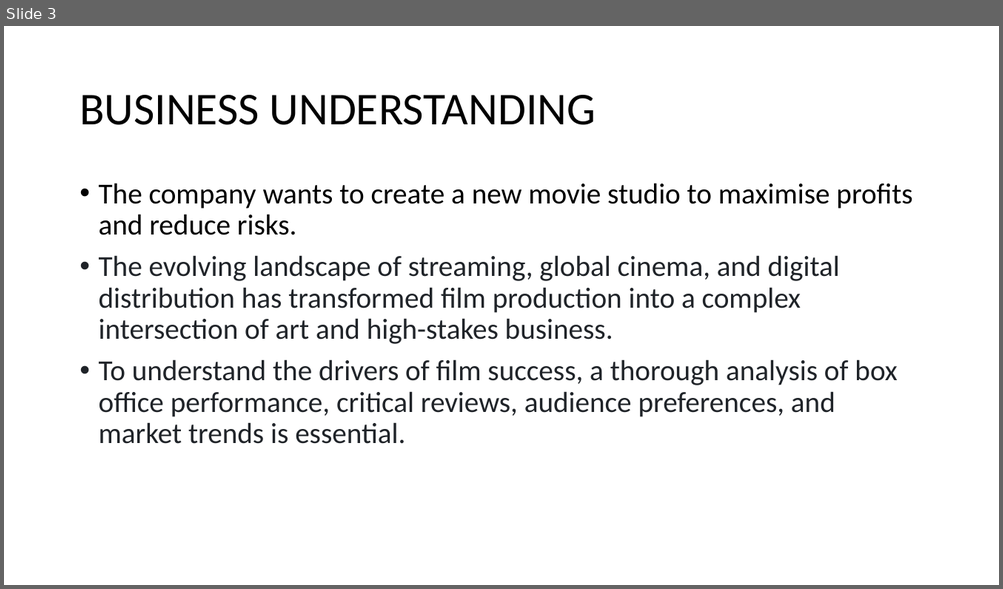
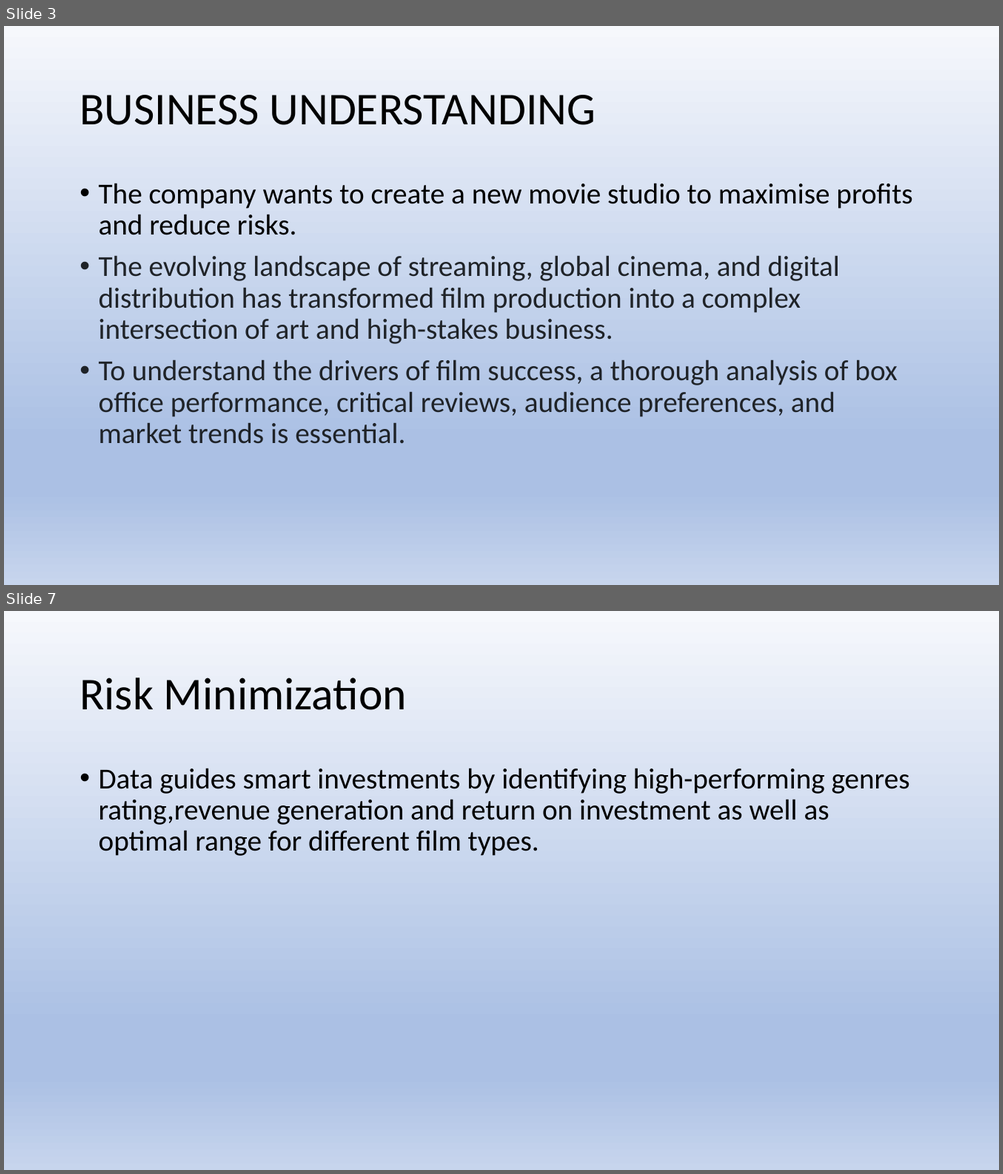
Before and after one commit to RomeC-137/Phase-G-2-Project, a slide deck: presentation.pdf.pptx. Shown one above the other, each under a label of ours: slide 3 before the commit, slides 3 and 7 after it; the slides between them are not shown. The pictures are 1003x589 and 1003x1174 pixels, drawn with LibreOffice and Linux fonts; fonts in the diff are those of the drawing. Boxes give left, top, right and bottom in pixels: in the first picture for what was removed or moved away, otherwise in the second. Text is boxed around its words. In the diff, an @@ line names an element or a change of style, - is before the commit and + after.

```diff
--- a/presentation.pdf.pptx
+++ b/presentation.pdf.pptx
@@ slide 7 added at <box>4,611,999,1170</box>, background gradient #F6F8FC to #ABC0E4 to #C7D5ED @@
@@ title added at <box>79,678,407,710</box>, 44 pt, text #000000 @@
+Risk Minimization
@@ text added at <box>99,768,910,856</box>, 28 pt, text #000000 @@
+• Data guides smart investments by identifying high-performing genres rating,revenue generation and return on investment as well as optimal range for different film types.
@@ slide 3 changed as well @@
@@ background #FFFFFF to gradient #F6F8FC to #ABC0E4 to #C7D5ED @@
```
Also in this commit, not shown: 2 other slides changed, 12 other slides added.
